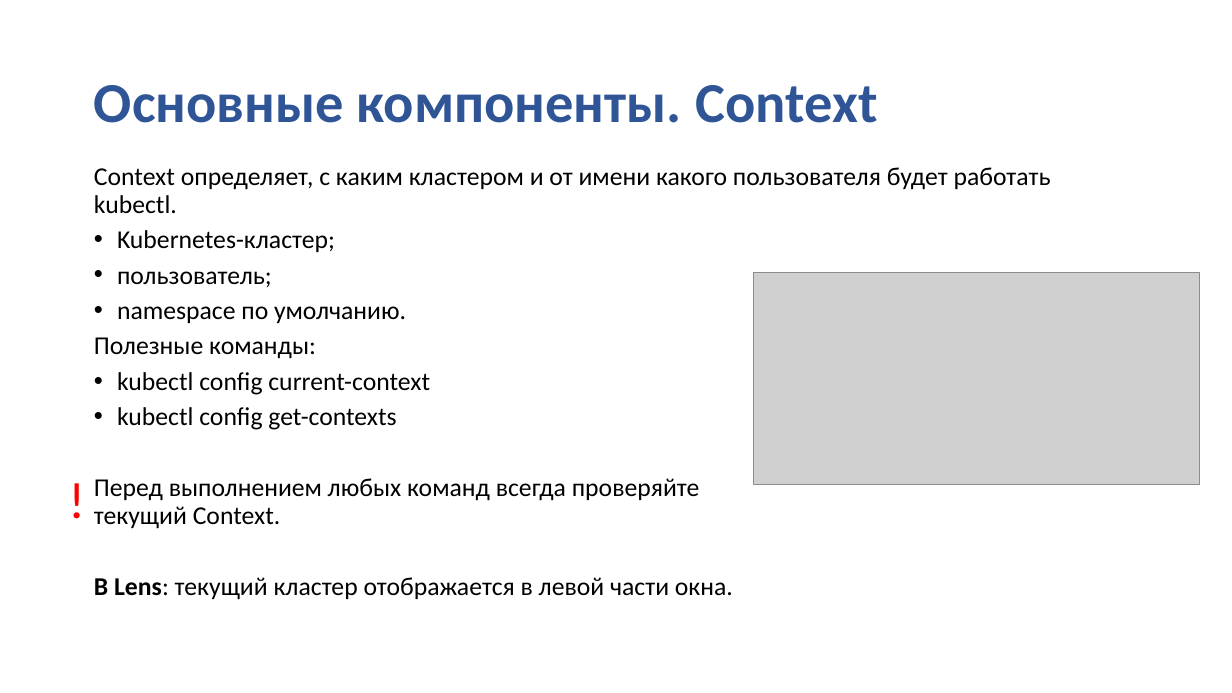
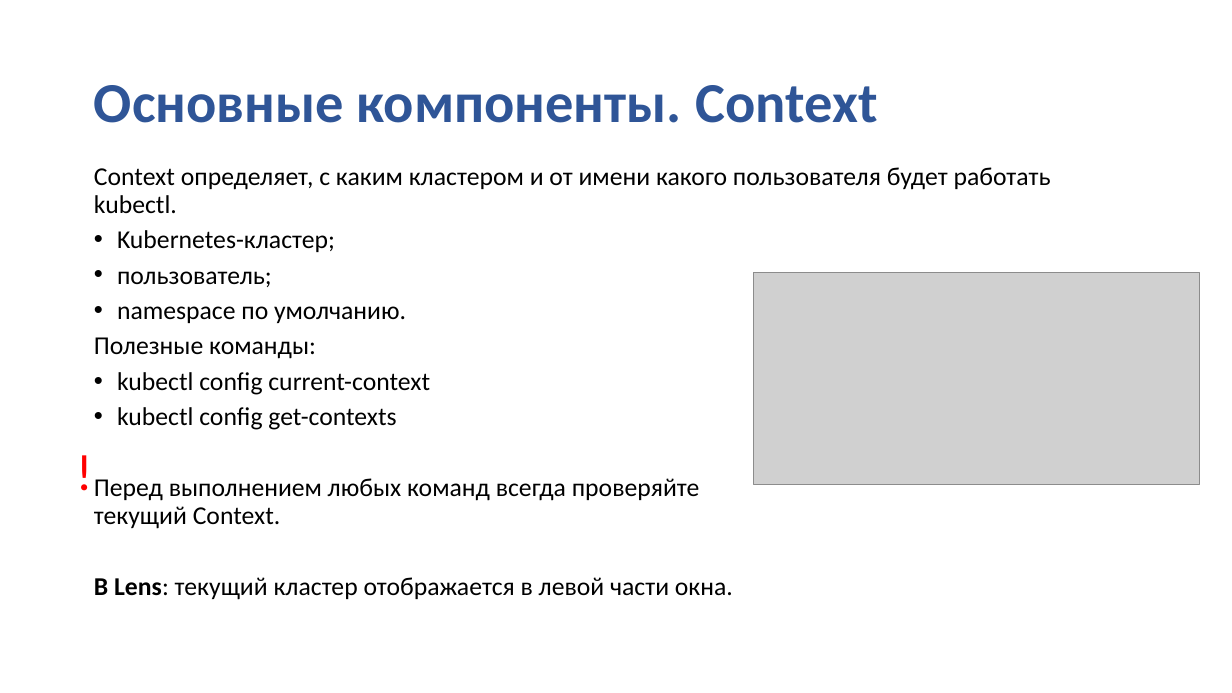
Before and after one commit to SobinaAA/K8S, a slide deck: slide 7 of slides/K8s.pptx. Drawn at 1232x693 pixels with LibreOffice and Linux fonts; fonts in the diff are those of the drawing; grey boxes stand for pictures; background and template pictures are left out. Boxes give left, top, right and bottom in pixels: in the first picture for what was removed or moved away, otherwise in the second. Text is boxed around its words. In the diff, an @@ line names an element or a change of style, - is before the commit and + after.

```diff
--- a/slides/K8s.pptx
+++ b/slides/K8s.pptx
@@ text "!": place and size @@
-text "!" at [59,463,94,534]
+text "!" at [67,435,102,506]
```
Also in this commit, not shown: 2 slides added, 15 other files.
